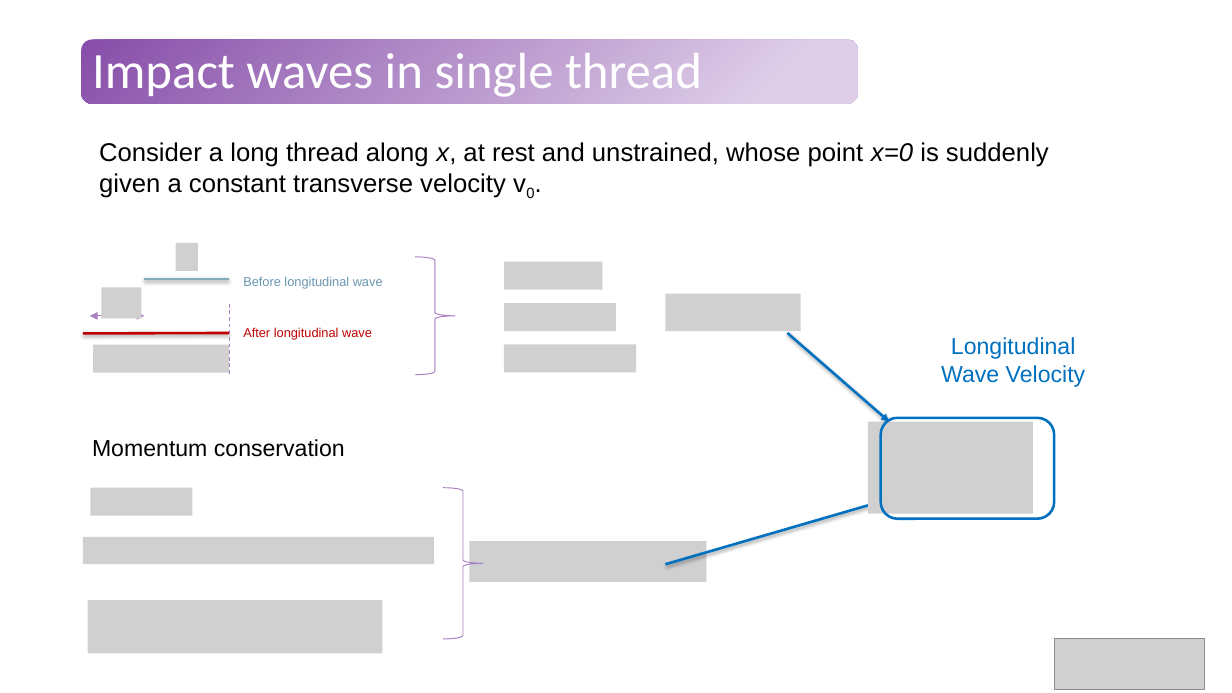
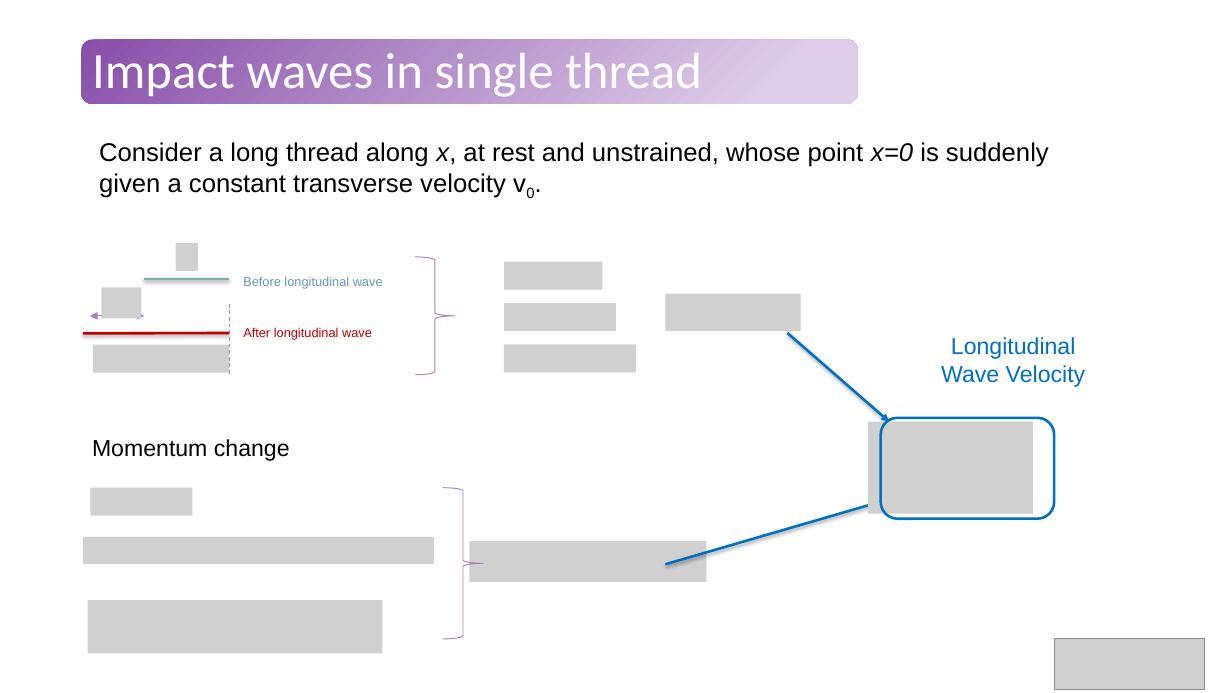
Before and after one commit to Tavi681/PoliPhysics, a slide deck: slide 5 of Tema 2/paper/Tema2.pptx. Drawn at 1232x693 pixels with LibreOffice and Linux fonts; fonts in the diff are those of the drawing; grey boxes stand for pictures. Boxes give left, top, right and bottom in pixels: in the first picture for what was removed or moved away, otherwise in the second. Text is boxed around its words. In the diff, an @@ line names an element or a change of style, - is before the commit and + after.

```diff
--- a/Tema 2/paper/Tema2.pptx
+++ b/Tema 2/paper/Tema2.pptx
@@ text at bbox=[92, 439, 290, 461]: text changed @@
-Momentum conservation
+Momentum change
```
Also in this commit, not shown: 9 other slides changed, 12 slides added, 2 slides removed.
